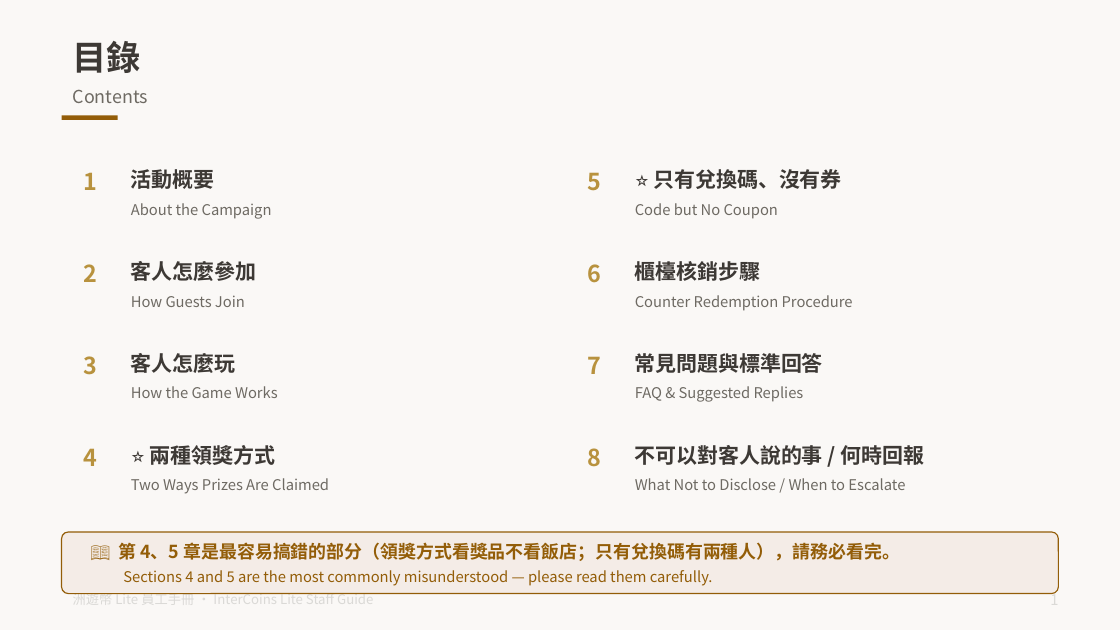
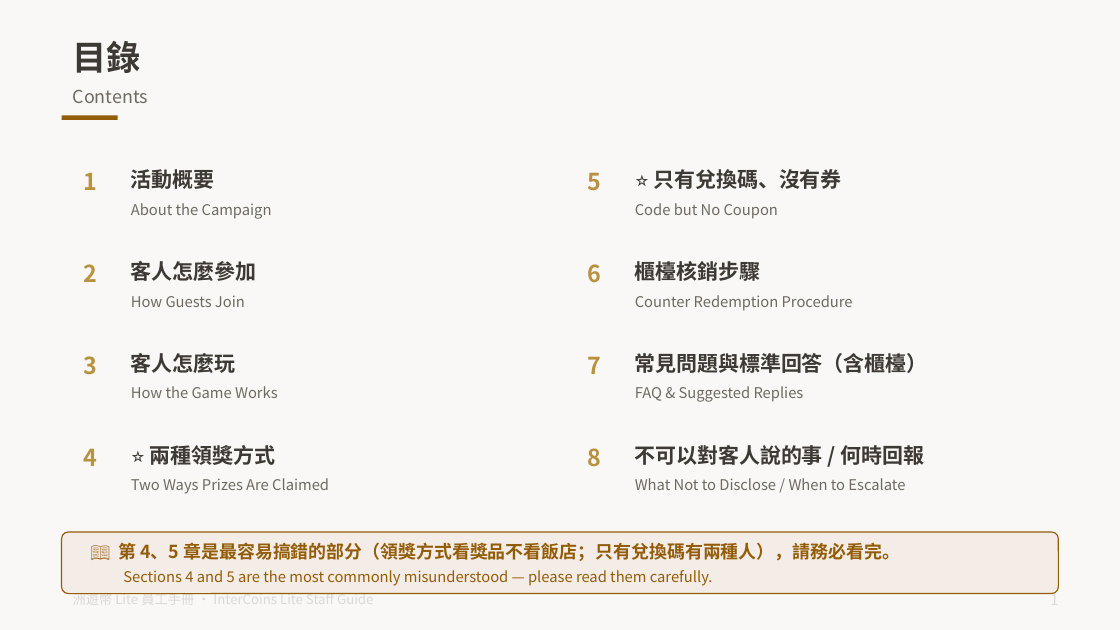
Before and after one commit to tony1229kimo/intercoins-lite, a slide deck: slide 2 of docs/洲遊幣Lite_員工手冊_一般版_雙語.pptx. Drawn at 1120x630 pixels with LibreOffice and Linux fonts; fonts in the diff are those of the drawing. Boxes give left, top, right and bottom in pixels: in the first picture for what was removed or moved away, otherwise in the second. Text is boxed around its words. In the diff, an @@ line names an element or a change of style, - is before the commit and + after.

```diff
--- a/docs/洲遊幣Lite_員工手冊_一般版_雙語.pptx
+++ b/docs/洲遊幣Lite_員工手冊_一般版_雙語.pptx
@@ text at bbox=[635, 353, 928, 373]: text changed @@
-常見問題與標準回答
+常見問題與標準回答（含櫃檯）
```
Also in this commit, not shown: 5 other slides changed, 1 slide added, 3 other files.
